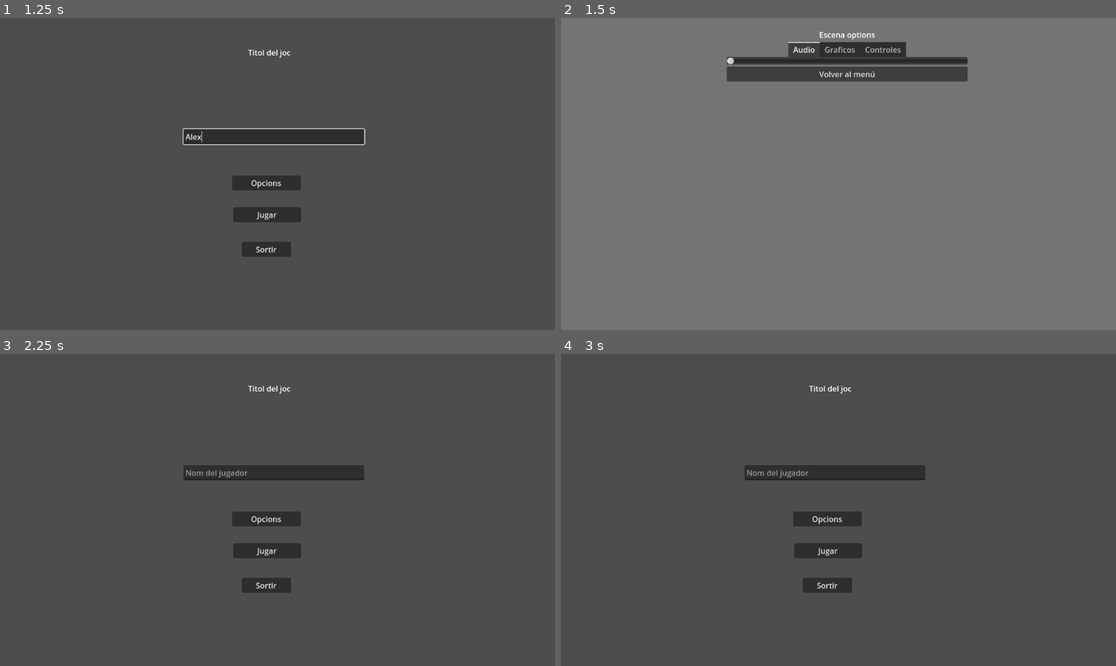
Above: before the commit, frames 1-4 (two rows, left to right).
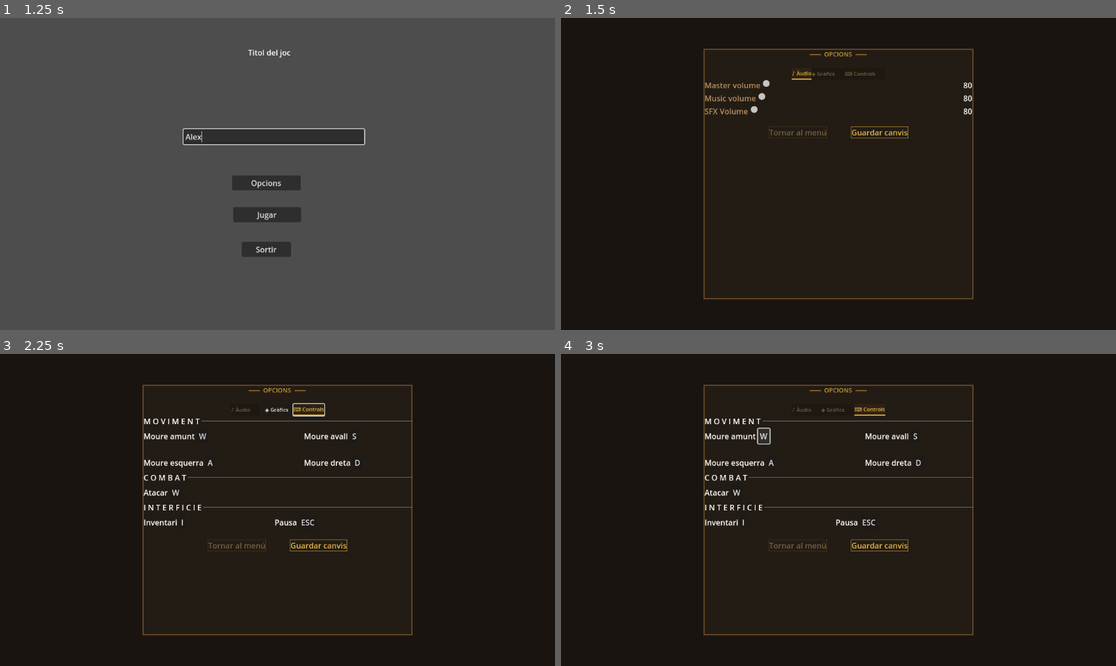
Above: after the commit, the same moments.

Repository: alzaaa6/practica4_Godot
Game: Godot game, scene res://SCENES/PantallaInici.tscn
Two runs of this game, one before a commit and one after it. Both use one fixed random seed, a clock stepped at 60 frames per second and the inputs below.
Inputs (mouse positions are in pixels of both pictures, inside the frame that each line leads up to):
- Up to frame 1 (1.25 s): click (271, 136) at 0.52 s; type "Alex" at 0.6 s
- Up to frame 2 (1.5 s): click "Opcions" at 1.25 s
- Up to frame 3 (2.25 s): click (288, 410) at 2 s, where only the run before the commit has a clickable "Volver al menú"
- Up to frame 4 (3 s): click (766, 435) at 2.75 s, where only the run after the commit has a clickable "W"

Frame 1 is identical in both runs. In frame 2, 99% of the frame differs, in the area x 0-100%, y 0-100%; in frame 3, 100%; in frame 4, 100%.

Commit message:
Disseny menú opcions

Diff:
--- a/SCENES/Options.tscn
+++ b/SCENES/Options.tscn
@@ -1,6 +1,47 @@
-[gd_scene load_steps=2 format=3 uid="uid://ocubepkwgjh"]
+[gd_scene load_steps=10 format=3 uid="uid://ocubepkwgjh"]
 
 [ext_resource type="Script" uid="uid://bv5giywrvtd8d" path="res://SCRIPTS/options.gd" id="1_pm6ig"]
+
+[sub_resource type="StyleBoxFlat" id="StyleBoxFlat_pm6ig"]
+bg_color = Color(0.13333334, 0.10980392, 0.078431375, 1)
+border_width_left = 2
+border_width_top = 2
+border_width_right = 2
+border_width_bottom = 2
+border_color = Color(0.41960785, 0.30980393, 0.16470589, 1)
+
+[sub_resource type="StyleBoxFlat" id="StyleBoxFlat_tr7gc"]
+bg_color = Color(0.13333334, 0.10980392, 0.078431375, 1)
+
+[sub_resource type="StyleBoxFlat" id="StyleBoxFlat_j45cl"]
+bg_color = Color(0.11764706, 0.09411765, 0.0627451, 1)
+
+[sub_resource type="StyleBoxFlat" id="StyleBoxFlat_7atj1"]
+bg_color = Color(0.18039216, 0.13333334, 0.08235294, 1)
+border_width_bottom = 2
+border_color = Color(0.9098039, 0.72156864, 0.29411766, 1)
+
+[sub_resource type="StyleBoxFlat" id="StyleBoxFlat_jvo6w"]
+bg_color = Color(0.22745098, 0.1764706, 0.09411765, 1)
+
+[sub_resource type="StyleBoxFlat" id="StyleBoxFlat_v5cg6"]
+bg_color = Color(0.7882353, 0.5921569, 0.22745098, 1)
+
+[sub_resource type="StyleBoxFlat" id="StyleBoxFlat_oajgm"]
+bg_color = Color(0.6, 0.6, 0.6, 0)
+border_width_left = 1
+border_width_top = 1
+border_width_right = 1
+border_width_bottom = 1
+border_color = Color(0.2901961, 0.20784314, 0.1254902, 1)
+
+[sub_resource type="StyleBoxFlat" id="StyleBoxFlat_w1cas"]
+bg_color = Color(0.6, 0.6, 0.6, 0)
+border_width_left = 1
+border_width_top = 1
+border_width_right = 1
+border_width_bottom = 1
+border_color = Color(0.7882353, 0.5921569, 0.22745098, 1)
 
 [node name="Options" type="Control"]
 layout_mode = 3
@@ -18,57 +59,331 @@
 anchor_bottom = 1.0
 grow_horizontal = 2
 grow_vertical = 2
-color = Color(0.45452422, 0.45452428, 0.45452422, 1)
-
-[node name="VBoxContainer" type="VBoxContainer" parent="."]
-layout_mode = 0
-offset_left = 344.0
-offset_top = 23.0
-offset_right = 844.0
-offset_bottom = 625.0
-
-[node name="Label" type="Label" parent="VBoxContainer"]
-layout_mode = 2
-text = "Escena options"
+color = Color(0.101960786, 0.078431375, 0.0627451, 1)
+
+[node name="PanelContainer" type="PanelContainer" parent="."]
+layout_mode = 1
+anchors_preset = 8
+anchor_left = 0.5
+anchor_top = 0.5
+anchor_right = 0.5
+anchor_bottom = 0.5
+offset_left = -280.0
+offset_top = -260.0
+offset_right = 280.0
+offset_bottom = 260.0
+grow_horizontal = 2
+grow_vertical = 2
+theme_override_styles/panel = SubResource("StyleBoxFlat_pm6ig")
+
+[node name="VBoxContainer" type="VBoxContainer" parent="PanelContainer"]
+layout_mode = 2
+theme_override_constants/separation = 20
+
+[node name="LabelOpcions" type="Label" parent="PanelContainer/VBoxContainer"]
+layout_mode = 2
+theme_override_colors/font_color = Color(0.7882353, 0.5921569, 0.22745098, 1)
+theme_override_font_sizes/font_size = 13
+text = "⸻  OPCIONS  ⸻"
 horizontal_alignment = 1
 
-[node name="TabContainer" type="TabContainer" parent="VBoxContainer"]
-layout_mode = 2
+[node name="TabContainer" type="TabContainer" parent="PanelContainer/VBoxContainer"]
+layout_mode = 2
+theme_override_colors/font_selected_color = Color(0.9098039, 0.72156864, 0.29411766, 1)
+theme_override_colors/font_unselected_color = Color(0.47843137, 0.3764706, 0.2509804, 1)
+theme_override_font_sizes/font_size = 11
+theme_override_styles/panel = SubResource("StyleBoxFlat_tr7gc")
+theme_override_styles/tab_unselected = SubResource("StyleBoxFlat_j45cl")
+theme_override_styles/tab_selected = SubResource("StyleBoxFlat_7atj1")
 tab_alignment = 1
 current_tab = 0
 
-[node name="Audio" type="VBoxContainer" parent="VBoxContainer/TabContainer"]
+[node name="♪ Àudio" type="VBoxContainer" parent="PanelContainer/VBoxContainer/TabContainer"]
 layout_mode = 2
 metadata/_tab_index = 0
 
-[node name="BarraVolumen" type="HSlider" parent="VBoxContainer/TabContainer/Audio"]
-layout_mode = 2
-
-[node name="Graficos" type="VBoxContainer" parent="VBoxContainer/TabContainer"]
+[node name="MasterVolume" type="HBoxContainer" parent="PanelContainer/VBoxContainer/TabContainer/♪ Àudio"]
+layout_mode = 2
+
+[node name="Label" type="Label" parent="PanelContainer/VBoxContainer/TabContainer/♪ Àudio/MasterVolume"]
+layout_mode = 2
+size_flags_vertical = 0
+theme_override_colors/font_color = Color(0.72156864, 0.5647059, 0.3764706, 1)
+text = "Master volume"
+
+[node name="HSlider" type="HSlider" parent="PanelContainer/VBoxContainer/TabContainer/♪ Àudio/MasterVolume"]
+layout_mode = 2
+size_flags_horizontal = 3
+theme_override_styles/slider = SubResource("StyleBoxFlat_jvo6w")
+theme_override_styles/grabber_area = SubResource("StyleBoxFlat_v5cg6")
+
+[node name="Label2" type="Label" parent="PanelContainer/VBoxContainer/TabContainer/♪ Àudio/MasterVolume"]
+layout_mode = 2
+text = "80"
+
+[node name="MusicVolume" type="HBoxContainer" parent="PanelContainer/VBoxContainer/TabContainer/♪ Àudio"]
+layout_mode = 2
+
+[node name="Label" type="Label" parent="PanelContainer/VBoxContainer/TabContainer/♪ Àudio/MusicVolume"]
+layout_mode = 2
+size_flags_vertical = 0
+theme_override_colors/font_color = Color(0.72156864, 0.5647059, 0.3764706, 1)
+text = "Music volume"
+
+[node name="HSlider" type="HSlider" parent="PanelContainer/VBoxContainer/TabContainer/♪ Àudio/MusicVolume"]
+layout_mode = 2
+size_flags_horizontal = 3
+theme_override_styles/slider = SubResource("StyleBoxFlat_jvo6w")
+theme_override_styles/grabber_area = SubResource("StyleBoxFlat_v5cg6")
+
+[node name="Label2" type="Label" parent="PanelContainer/VBoxContainer/TabContainer/♪ Àudio/MusicVolume"]
+layout_mode = 2
+text = "80"
+
+[node name="SFXVolume" type="HBoxContainer" parent="PanelContainer/VBoxContainer/TabContainer/♪ Àudio"]
+layout_mode = 2
+
+[node name="Label" type="Label" parent="PanelContainer/VBoxContainer/TabContainer/♪ Àudio/SFXVolume"]
+layout_mode = 2
+size_flags_vertical = 0
+theme_override_colors/font_color = Color(0.72156864, 0.5647059, 0.3764706, 1)
+text = "SFX Volume"
+
+[node name="HSlider" type="HSlider" parent="PanelContainer/VBoxContainer/TabContainer/♪ Àudio/SFXVolume"]
+layout_mode = 2
+size_flags_horizontal = 3
+theme_override_styles/slider = SubResource("StyleBoxFlat_jvo6w")
+theme_override_styles/grabber_area = SubResource("StyleBoxFlat_v5cg6")
+
+[node name="Label2" type="Label" parent="PanelContainer/VBoxContainer/TabContainer/♪ Àudio/SFXVolume"]
+layout_mode = 2
+text = "80"
+
+[node name="◈ Gràfics" type="VBoxContainer" parent="PanelContainer/VBoxContainer/TabContainer"]
 visible = false
 layout_mode = 2
 metadata/_tab_index = 1
 
-[node name="CheckBoxPantallaCompleta" type="CheckBox" parent="VBoxContainer/TabContainer/Graficos"]
-layout_mode = 2
-text = "Activar pantalla completa"
-
-[node name="OpcionesResolucionPantalla" type="OptionButton" parent="VBoxContainer/TabContainer/Graficos"]
+[node name="Resolucio" type="HBoxContainer" parent="PanelContainer/VBoxContainer/TabContainer/◈ Gràfics"]
+layout_mode = 2
+
+[node name="Label" type="Label" parent="PanelContainer/VBoxContainer/TabContainer/◈ Gràfics/Resolucio"]
+layout_mode = 2
+text = "Resolució"
+
+[node name="OptionButton" type="OptionButton" parent="PanelContainer/VBoxContainer/TabContainer/◈ Gràfics/Resolucio"]
 layout_mode = 2
 selected = 0
 item_count = 2
-popup/item_0/text = "1920x1080"
+popup/item_0/text = "1920 x 1080"
 popup/item_0/id = 0
-popup/item_1/text = "720x480"
+popup/item_1/text = "720 x 480"
 popup/item_1/id = 1
 
-[node name="Controles" type="VBoxContainer" parent="VBoxContainer/TabContainer"]
+[node name="ModePantalla" type="HBoxContainer" parent="PanelContainer/VBoxContainer/TabContainer/◈ Gràfics"]
+layout_mode = 2
+
+[node name="Label" type="Label" parent="PanelContainer/VBoxContainer/TabContainer/◈ Gràfics/ModePantalla"]
+layout_mode = 2
+text = "Mode de pantalla"
+
+[node name="OptionButton" type="OptionButton" parent="PanelContainer/VBoxContainer/TabContainer/◈ Gràfics/ModePantalla"]
+layout_mode = 2
+selected = 0
+item_count = 3
+popup/item_0/text = "Pantalla completa"
+popup/item_0/id = 0
+popup/item_1/text = "Modo ventana"
+popup/item_1/id = 1
+popup/item_2/text = "Ventana sin bordes"
+popup/item_2/id = 2
+
+[node name="QualitatGrafica" type="HBoxContainer" parent="PanelContainer/VBoxContainer/TabContainer/◈ Gràfics"]
+layout_mode = 2
+
+[node name="Label" type="Label" parent="PanelContainer/VBoxContainer/TabContainer/◈ Gràfics/QualitatGrafica"]
+layout_mode = 2
+text = "Qualitat gràfica"
+
+[node name="OptionButton" type="OptionButton" parent="PanelContainer/VBoxContainer/TabContainer/◈ Gràfics/QualitatGrafica"]
+layout_mode = 2
+selected = 0
+item_count = 3
+popup/item_0/text = "Alta"
+popup/item_0/id = 0
+popup/item_1/text = "Media"
+popup/item_1/id = 1
+popup/item_2/text = "Baixa"
+popup/item_2/id = 2
+
+[node name="V-Sync" type="HBoxContainer" parent="PanelContainer/VBoxContainer/TabContainer/◈ Gràfics"]
+layout_mode = 2
+
+[node name="Label" type="Label" parent="PanelContainer/VBoxContainer/TabContainer/◈ Gràfics/V-Sync"]
+layout_mode = 2
+text = "V-Sync"
+
+[node name="CheckBox" type="CheckBox" parent="PanelContainer/VBoxContainer/TabContainer/◈ Gràfics/V-Sync"]
+layout_mode = 2
+button_pressed = true
+
+[node name="⌨ Controls" type="VBoxContainer" parent="PanelContainer/VBoxContainer/TabContainer"]
 visible = false
 layout_mode = 2
 metadata/_tab_index = 2
 
-[node name="BtnVolver" type="Button" parent="VBoxContainer"]
-layout_mode = 2
-text = "Volver al menú"
-
-[connection signal="pressed" from="VBoxContainer/BtnVolver" to="." method="_on_btn_volver_pressed"]
+[node name="VBoxContainer" type="VBoxContainer" parent="PanelContainer/VBoxContainer/TabContainer/⌨ Controls"]
+layout_mode = 2
+
+[node name="HBoxContainer" type="HBoxContainer" parent="PanelContainer/VBoxContainer/TabContainer/⌨ Controls/VBoxContainer"]
+layout_mode = 2
+
+[node name="Label" type="Label" parent="PanelContainer/VBoxContainer/TabContainer/⌨ Controls/VBoxContainer/HBoxContainer"]
+layout_mode = 2
+text = "M O V I M E N T"
+
+[node name="HSeparator" type="HSeparator" parent="PanelContainer/VBoxContainer/TabContainer/⌨ Controls/VBoxContainer/HBoxContainer"]
+layout_mode = 2
+size_flags_horizontal = 3
+
+[node name="GridContainer" type="GridContainer" parent="PanelContainer/VBoxContainer/TabContainer/⌨ Controls/VBoxContainer"]
+layout_mode = 2
+theme_override_constants/h_separation = 185
+theme_override_constants/v_separation = 24
+columns = 2
+
+[node name="HBoxContainer" type="HBoxContainer" parent="PanelContainer/VBoxContainer/TabContainer/⌨ Controls/VBoxContainer/GridContainer"]
+layout_mode = 2
+
+[node name="Label" type="Label" parent="PanelContainer/VBoxContainer/TabContainer/⌨ Controls/VBoxContainer/GridContainer/HBoxContainer"]
+layout_mode = 2
+text = "Moure amunt"
+
+[node name="Button" type="Button" parent="PanelContainer/VBoxContainer/TabContainer/⌨ Controls/VBoxContainer/GridContainer/HBoxContainer"]
+layout_mode = 2
+text = "W"
+
+[node name="HBoxContainer2" type="HBoxContainer" parent="PanelContainer/VBoxContainer/TabContainer/⌨ Controls/VBoxContainer/GridContainer"]
+layout_mode = 2
+
+[node name="Label" type="Label" parent="PanelContainer/VBoxContainer/TabContainer/⌨ Controls/VBoxContainer/GridContainer/HBoxContainer2"]
+layout_mode = 2
+text = "Moure avall"
+
+[node name="Button" type="Button" parent="PanelContainer/VBoxContainer/TabContainer/⌨ Controls/VBoxContainer/GridContainer/HBoxContainer2"]
+layout_mode = 2
+text = "S"
+
+[node name="HBoxContainer3" type="HBoxContainer" parent="PanelContainer/VBoxContainer/TabContainer/⌨ Controls/VBoxContainer/GridContainer"]
+layout_mode = 2
+
+[node name="Label" type="Label" parent="PanelContainer/VBoxContainer/TabContainer/⌨ Controls/VBoxContainer/GridContainer/HBoxContainer3"]
+layout_mode = 2
+text = "Moure esquerra"
+
+[node name="Button" type="Button" parent="PanelContainer/VBoxContainer/TabContainer/⌨ Controls/VBoxContainer/GridContainer/HBoxContainer3"]
+layout_mode = 2
+text = "A"
+
+[node name="HBoxContainer4" type="HBoxContainer" parent="PanelContainer/VBoxContainer/TabContainer/⌨ Controls/VBoxContainer/GridContainer"]
+layout_mode = 2
+
+[node name="Label" type="Label" parent="PanelContainer/VBoxContainer/TabContainer/⌨ Controls/VBoxContainer/GridContainer/HBoxContainer4"]
+layout_mode = 2
+text = "Moure dreta"
+
+[node name="Button" type="Button" parent="PanelContainer/VBoxContainer/TabContainer/⌨ Controls/VBoxContainer/GridContainer/HBoxContainer4"]
+layout_mode = 2
+text = "D"
+
+[node name="VBoxContainer2" type="VBoxContainer" parent="PanelContainer/VBoxContainer/TabContainer/⌨ Controls"]
+layout_mode = 2
+
+[node name="HBoxContainer" type="HBoxContainer" parent="PanelContainer/VBoxContainer/TabContainer/⌨ Controls/VBoxContainer2"]
+layout_mode = 2
+
+[node name="Label" type="Label" parent="PanelContainer/VBoxContainer/TabContainer/⌨ Controls/VBoxContainer2/HBoxContainer"]
+layout_mode = 2
+text = "C O M B A T"
+
+[node name="HSeparator" type="HSeparator" parent="PanelContainer/VBoxContainer/TabContainer/⌨ Controls/VBoxContainer2/HBoxContainer"]
+layout_mode = 2
+size_flags_horizontal = 3
+
+[node name="GridContainer" type="GridContainer" parent="PanelContainer/VBoxContainer/TabContainer/⌨ Controls/VBoxContainer2"]
+layout_mode = 2
+theme_override_constants/h_separation = 185
+theme_override_constants/v_separation = 24
+columns = 2
+
+[node name="HBoxContainer" type="HBoxContainer" parent="PanelContainer/VBoxContainer/TabContainer/⌨ Controls/VBoxContainer2/GridContainer"]
+layout_mode = 2
+
+[node name="Label" type="Label" parent="PanelContainer/VBoxContainer/TabContainer/⌨ Controls/VBoxContainer2/GridContainer/HBoxContainer"]
+layout_mode = 2
+text = "Atacar"
+
+[node name="Button" type="Button" parent="PanelContainer/VBoxContainer/TabContainer/⌨ Controls/VBoxContainer2/GridContainer/HBoxContainer"]
+layout_mode = 2
+text = "W"
+
+[node name="VBoxContainer3" type="VBoxContainer" parent="PanelContainer/VBoxContainer/TabContainer/⌨ Controls"]
+layout_mode = 2
+
+[node name="HBoxContainer" type="HBoxContainer" parent="PanelContainer/VBoxContainer/TabContainer/⌨ Controls/VBoxContainer3"]
+layout_mode = 2
+
+[node name="Label" type="Label" parent="PanelContainer/VBoxContainer/TabContainer/⌨ Controls/VBoxContainer3/HBoxContainer"]
+layout_mode = 2
+text = "I N T E R F I C I E"
+
+[node name="HSeparator" type="HSeparator" parent="PanelContainer/VBoxContainer/TabContainer/⌨ Controls/VBoxContainer3/HBoxContainer"]
+layout_mode = 2
+size_flags_horizontal = 3
+
+[node name="GridContainer" type="GridContainer" parent="PanelContainer/VBoxContainer/TabContainer/⌨ Controls/VBoxContainer3"]
+layout_mode = 2
+theme_override_constants/h_separation = 185
+theme_override_constants/v_separation = 24
+columns = 2
+
+[node name="HBoxContainer" type="HBoxContainer" parent="PanelContainer/VBoxContainer/TabContainer/⌨ Controls/VBoxContainer3/GridContainer"]
+layout_mode = 2
+
+[node name="Label" type="Label" parent="PanelContainer/VBoxContainer/TabContainer/⌨ Controls/VBoxContainer3/GridContainer/HBoxContainer"]
+layout_mode = 2
+text = "Inventari"
+
+[node name="Button" type="Button" parent="PanelContainer/VBoxContainer/TabContainer/⌨ Controls/VBoxContainer3/GridContainer/HBoxContainer"]
+layout_mode = 2
+text = "I"
+
+[node name="HBoxContainer2" type="HBoxContainer" parent="PanelContainer/VBoxContainer/TabContainer/⌨ Controls/VBoxContainer3/GridContainer"]
+layout_mode = 2
+
+[node name="Label" type="Label" parent="PanelContainer/VBoxContainer/TabContainer/⌨ Controls/VBoxContainer3/GridContainer/HBoxContainer2"]
+layout_mode = 2
+text = "Pausa"
+
+[node name="Button" type="Button" parent="PanelContainer/VBoxContainer/TabContainer/⌨ Controls/VBoxContainer3/GridContainer/HBoxContainer2"]
+layout_mode = 2
+text = "ESC"
+
+[node name="HBoxContainer" type="HBoxContainer" parent="PanelContainer/VBoxContainer"]
+layout_mode = 2
+theme_override_constants/separation = 50
+alignment = 1
+
+[node name="BtnTornarMenu" type="Button" parent="PanelContainer/VBoxContainer/HBoxContainer"]
+layout_mode = 2
+theme_override_colors/font_color = Color(0.47843137, 0.3764706, 0.2509804, 1)
+theme_override_colors/font_hover_color = Color(0.72156864, 0.5647059, 0.3764706, 1)
+theme_override_styles/normal = SubResource("StyleBoxFlat_oajgm")
+text = "Tornar al menú"
+
+[node name="BtnGuardarCanvis" type="Button" parent="PanelContainer/VBoxContainer/HBoxContainer"]
+layout_mode = 2
+theme_override_colors/font_color = Color(0.9098039, 0.72156864, 0.29411766, 1)
+theme_override_colors/font_hover_color = Color(1, 0.8156863, 0.43137255, 1)
+theme_override_styles/normal = SubResource("StyleBoxFlat_w1cas")
+text = "Guardar canvis"
